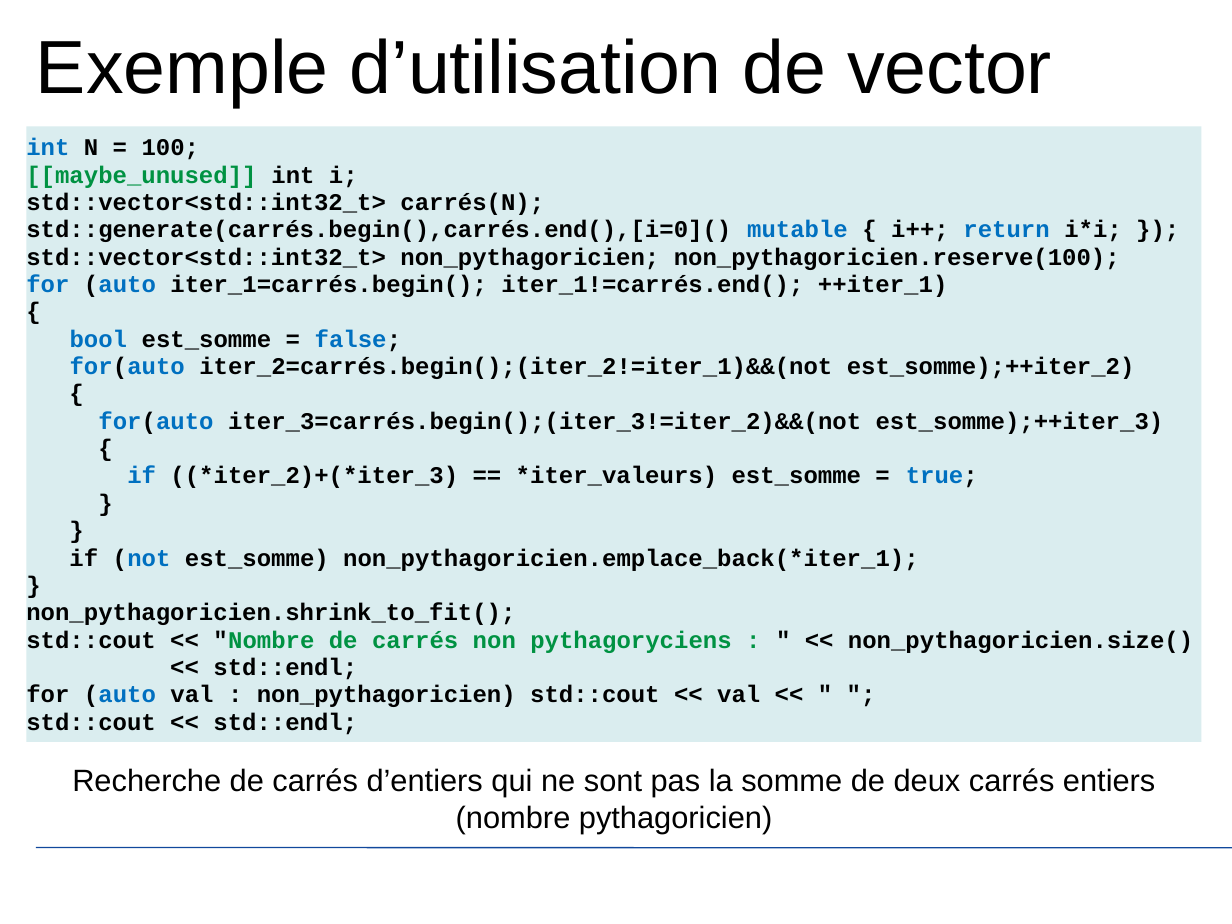
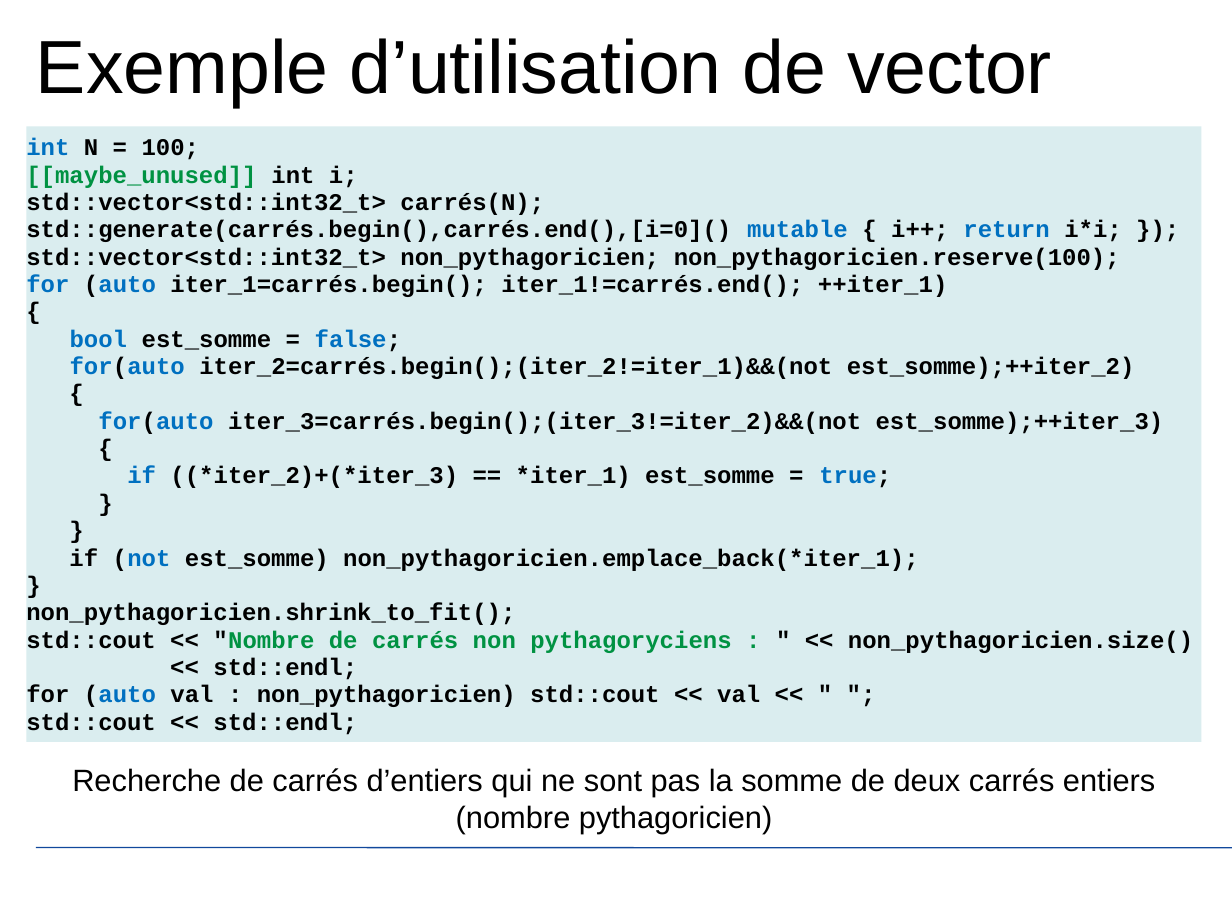
Before and after one commit to JuvignyEnsta/C-2020, a slide deck: slide 84 of Transparents/InitiationCpp.pptx. Drawn at 1232x924 pixels with LibreOffice and Linux fonts; fonts in the diff are those of the drawing; background and template pictures are left out. Boxes give left, top, right and bottom in pixels: in the first picture for what was removed or moved away, otherwise in the second. Text is boxed around its words. In the diff, an @@ line names an element or a change of style, - is before the commit and + after.

```diff
--- a/Transparents/InitiationCpp.pptx
+++ b/Transparents/InitiationCpp.pptx
@@ subtitle at (127,466,891,488): text changed @@
-if ((*iter_2)+(*iter_3) == *iter_valeurs) est_somme = true;
+if ((*iter_2)+(*iter_3) == *iter_1) est_somme = true;
```
Also in this commit, not shown: 4 other slides changed, 10 slides added, 5 other files.
